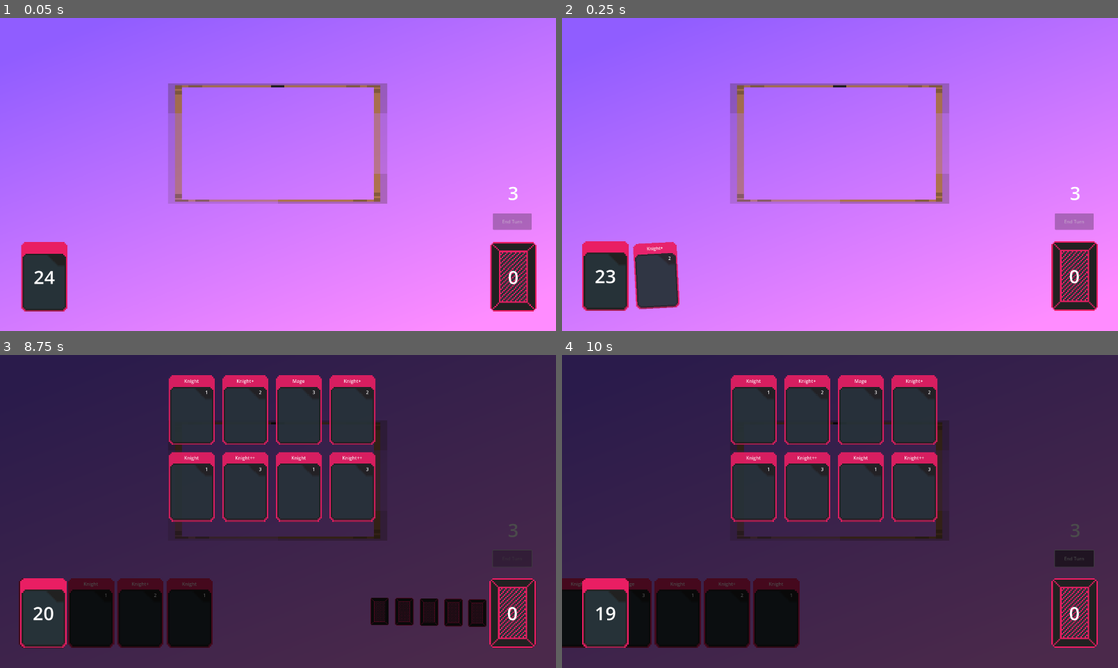
Above: before the commit, frames 1-4 (two rows, left to right).
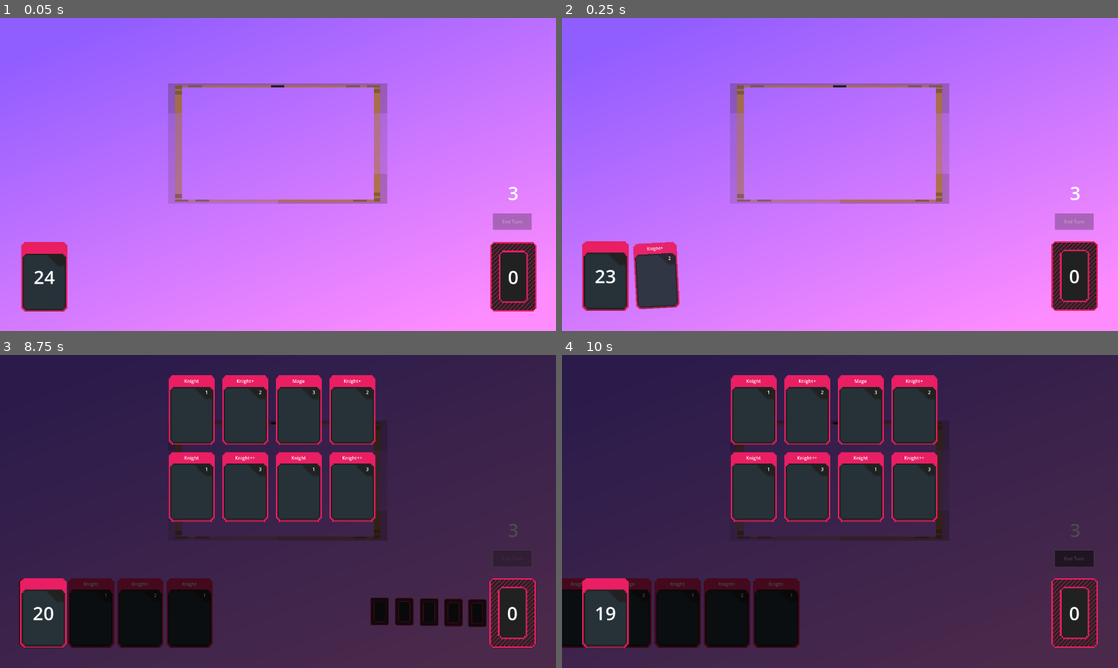
Above: after the commit, the same moments.

Repository: brandon-relentnet/deck-management
Game: Godot game, scene res://main.tscn
Two runs of this game, one before a commit and one after it. Both use one fixed random seed, a clock stepped at 60 frames per second and the inputs below.
Inputs (mouse positions are in pixels of both pictures, inside the frame that each line leads up to):
- Up to frame 1 (0.05 s): no input
- Up to frame 2 (0.25 s): no input
- Up to frame 3 (8.75 s): drag from (144, 611) to (278, 480) at 0.52 s; click "End Turn" at 1.25 s; drag from (166, 527) to (100, 611) at 2.02 s; click "End Turn" at 2.75 s; move the mouse to (55, 611) at 3.52 s; click (55, 611) at 3.67 s; drag from (155, 611) to (511, 611) at 4.27 s; click "End Turn" at 5 s; drag from (55, 611) to (305, 511) at 5.77 s; drag from (61, 611) to (511, 611) at 6.52 s; tap Enter at 7.25 s; move the mouse to (16, 611) at 7.27 s; click (16, 611) at 7.42 s; drag from (278, 511) to (244, 411) at 8.02 s
- Up to frame 4 (10 s): drag from (751, 411) to (840, 480) at 8.77 s; drag from (806, 411) to (595, 611) at 9.52 s

The runs differ from the first frame. In frame 1, 0.7% of the frame differs, in the area x 88-97%, y 72-94%; in frame 2, 0.8%; in frame 3, 1.1%, in the area x 66-97%, y 71-94%; in frame 4, 0.8%.

Commit message:
Changed the card back image, also figured out why my cards were slightly transparent.

Diff:
--- a/scripts/card.gd
+++ b/scripts/card.gd
@@ -20,7 +20,7 @@
 		get_parent().connect_card_signals(self)
 
 	# Set up initial visual properties
-	modulate.a = 0.9
+	# modulate.a = 0.9
 	scale = Vector2(1, 1)
 	z_index = 1
 
--- a/scripts/card_pile_view.gd
+++ b/scripts/card_pile_view.gd
@@ -14,6 +14,7 @@
 	var pile_name = "Draw" if pile_node.name == "Deck" else "Discard"
 	var pile_label = pile_node.get_node("../CardPileView/" + pile_name + "PileLabel")
 	pile_label.text = str(count)
+
 # Show the card pile view
 static func view_pile(pile_node: Node2D, card_scene: PackedScene, card_ids: Array, is_draw_pile: bool) -> void:
 	var pile_type = PileType.DRAW if is_draw_pile else PileType.DISCARD
@@ -41,6 +42,7 @@
 	# Create a visual representation for each card in the pile
 	for card_id in display_card_ids:
 		var new_card = card_scene.instantiate()
+
 		new_card.setup_from_id(card_id)
 
 		# Reset rotation to avoid UI issues
Binary file changed: assets/red-card-back.png
